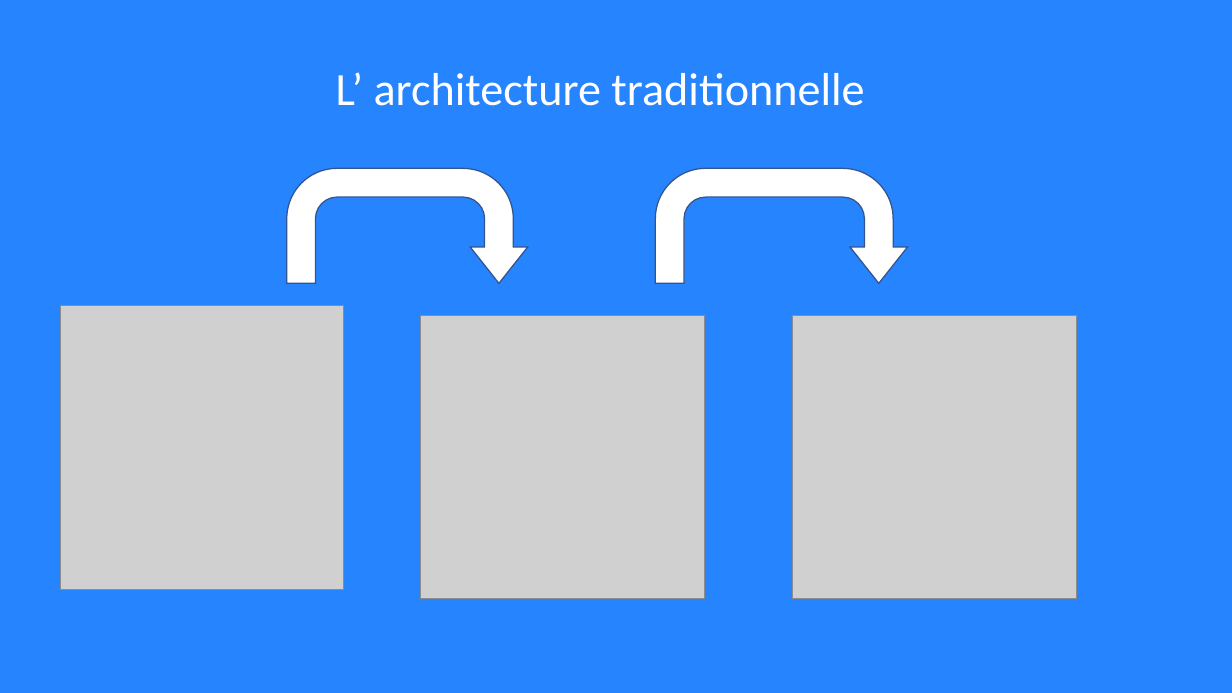
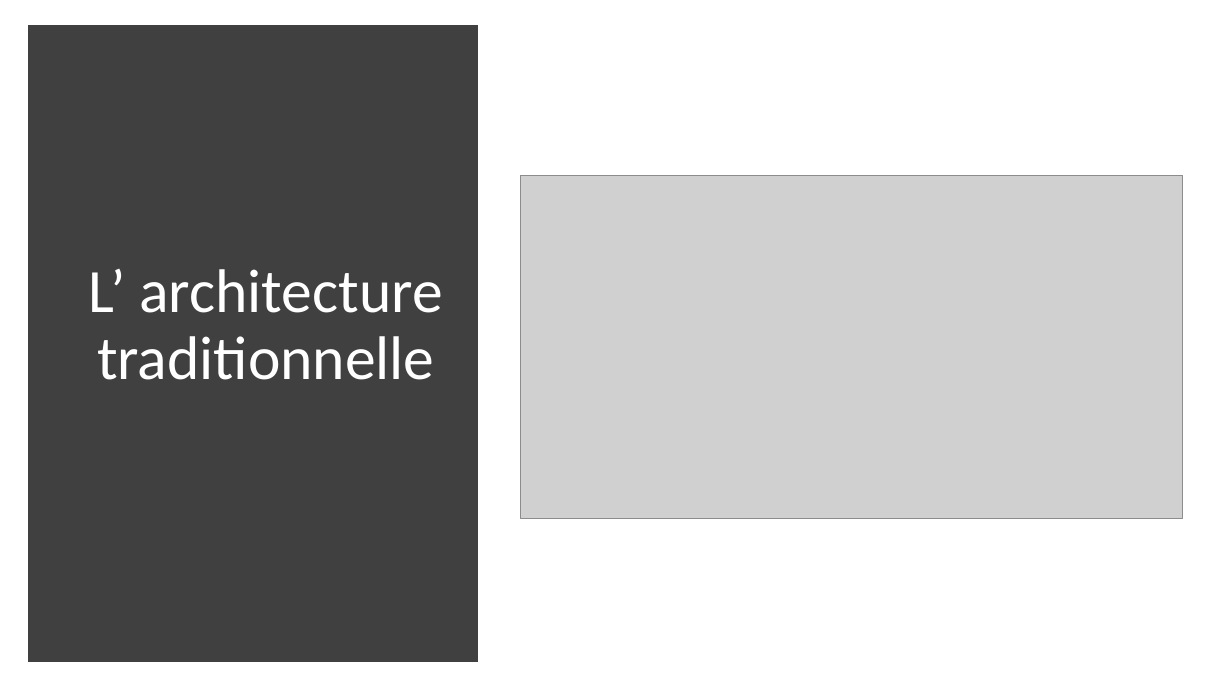
Before and after one commit to lukihd/Labo-Cloud-2020-2021, a slide deck: slide 4 of cours/docker/DOCKER.pptx. Drawn at 1232x693 pixels with LibreOffice and Linux fonts; fonts in the diff are those of the drawing; grey boxes stand for pictures. Boxes give left, top, right and bottom in pixels: in the first picture for what was removed or moved away, otherwise in the second. Text is boxed around its words. In the diff, an @@ line names an element or a change of style, - is before the commit and + after.

```diff
--- a/cours/docker/DOCKER.pptx
+++ b/cours/docker/DOCKER.pptx
@@ background #2684FF to #FFFFFF @@
@@ rectangle added at (34, 31, 472, 656), fill #404040, outline #404040 10 pt @@
@@ text "L’ architecture traditionnelle": place and size @@
-text "L’ architecture traditionnelle" at (336, 72, 864, 106)
+text "L’ architecture traditionnelle" at (89, 269, 442, 380)
@@ text "L’ architecture traditionnelle" at (89, 269, 442, 380): size 36 to 48 pt; alignment left to centre; line spacing 1 to 0.9; more space between paragraphs; vertical alignment top to middle @@
@@ uturn arrow removed at (287, 168, 528, 283) @@
@@ picture added at (521, 176, 1184, 518) @@
@@ uturn arrow removed at (655, 168, 908, 283) @@
@@ picture removed at (60, 306, 344, 590) @@
@@ picture removed at (421, 315, 704, 599) @@
@@ picture removed at (793, 315, 1077, 599) @@
```
Also in this commit, not shown: 11 other slides changed, 2 slides added, 1 slide removed.
